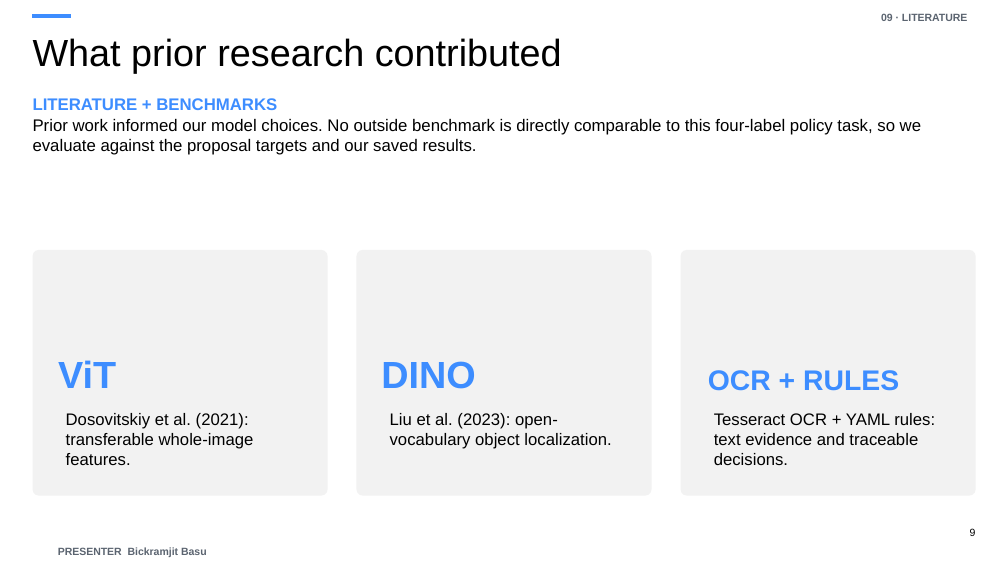
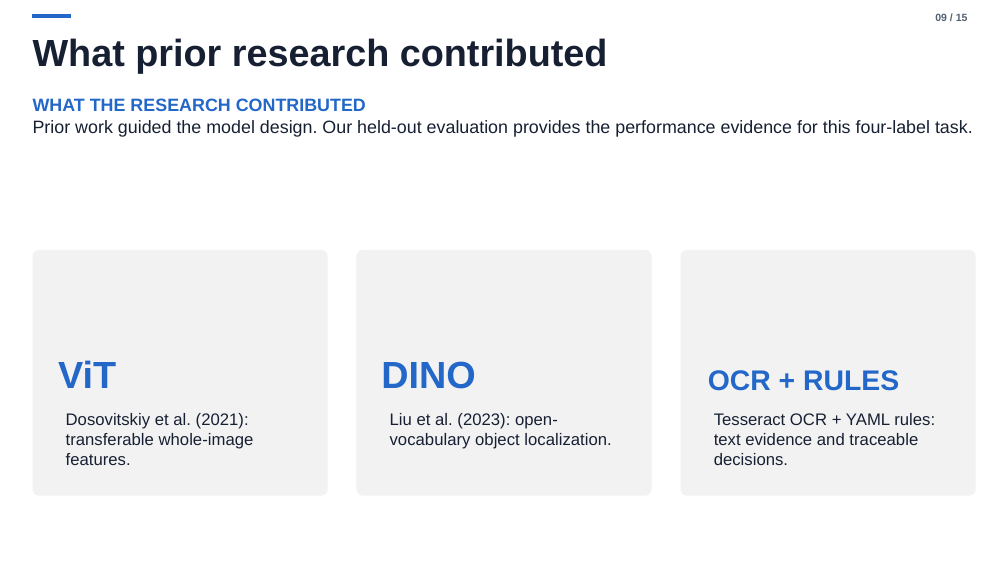
Before and after one commit to Swarnaditya-Maitra/MS_DSP_462_ComputerVision_ad-safety-moderation-pipeline, a slide deck: slide 9 of outputs/presentation/ad_safety_management_presentation.pptx. Drawn at 1008x567 pixels with LibreOffice and Linux fonts; fonts in the diff are those of the drawing. Boxes give left, top, right and bottom in pixels: in the first picture for what was removed or moved away, otherwise in the second. Text is boxed around its words. In the diff, an @@ line names an element or a change of style, - is before the commit and + after.

```diff
--- a/outputs/presentation/ad_safety_management_presentation.pptx
+++ b/outputs/presentation/ad_safety_management_presentation.pptx
@@ text "What prior research contributed" at [33,38,608,73]: text colour #000000 to #172033, bold on @@
@@ rectangle at [33,14,70,17]: fill #3D8DFF to #2367C9; outline #3D8DFF 0 pt to #2367C9 0 pt @@
@@ text at [935,14,968,21]: text changed; text colour #5B6470 to #526071 @@
-09 · LITERATURE
+09 / 15
@@ text at [33,98,973,137]: text changed; size 16 to 17 pt; text colour #000000 to #172033 @@
-LITERATURE + BENCHMARKS
-Prior work informed our model choices. No outside benchmark is directly comparable to this four-label policy task, so we evaluate against the proposal targets and our saved results.
+WHAT THE RESEARCH CONTRIBUTED
+Prior work guided the model design. Our held-out evaluation provides the performance evidence for this four-label task.
@@ text colour #3D8DFF to #2367C9 in 3 elements at [58,360,116,388], [381,361,475,389], [708,370,899,391] @@
@@ text colour #000000 to #172033 in 3 elements at [66,413,254,465], [714,413,935,465], [390,413,611,449] @@
@@ text removed at [970,528,976,536] @@
-9
@@ text removed at [58,547,207,557] @@
-PRESENTER Bickramjit Basu
```
Also in this commit, not shown: 9 other slides changed, 5 slides added, 5 slides removed, 13 other files.
